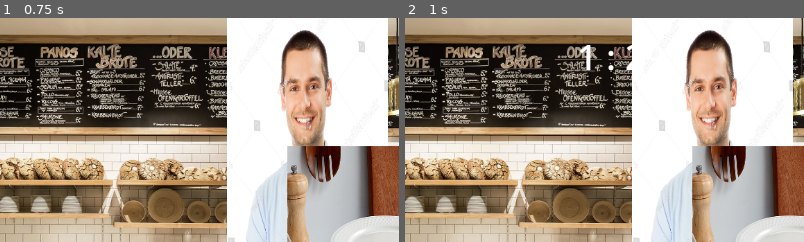
Above: before the commit, frames 1-2 (left to right).
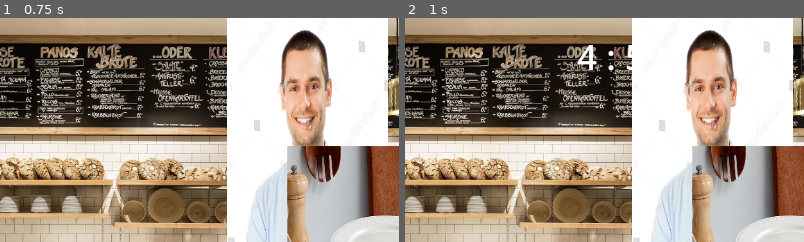
Above: after the commit, the same moments.

Repository: dacooler/TheGameTimeWarpingKitchenTheTimeCookingSimulatorTheGame2026Jam
Game: Godot game, scene res://scenes/orders_please.tscn
Two runs of this game, one before a commit and one after it. Both use one fixed random seed, a clock stepped at 60 frames per second and the inputs below. This scene is started directly instead of the project's main scene.
Inputs (mouse positions are % of the whole screen's width and height, from its top left):
- Up to frame 1 (0.75 s): tap Enter at 0.5, 0.6 s; move the mouse to (72, 45) at 0.52 s; click (72, 45) at 0.67 s
- Up to frame 2 (1 s): no input
The pictures show only the part of the screen within x 38-88%, y 0-50%; the shares and areas given below are measured in that part.

Frame 1 is identical in both runs. In frame 2, 0.4% of the frame differs, in the area x 43-57%, y 12-24%.

Commit message:
f

Diff:
--- a/the-game-time-warping-kitchen-the-time-cooking-simulator-the-game-2026-jam/scripts/orders_please.gd
+++ b/the-game-time-warping-kitchen-the-time-cooking-simulator-the-game-2026-jam/scripts/orders_please.gd
@@ -1,8 +1,8 @@
 extends Node2D
 
 @onready var timer: Timer = $Timer
-var seconds: int = 30
-var minutes: int = 1
+var seconds: int = 00
+var minutes: int = 5
 @onready var rich_text_label: RichTextLabel = $RichTextLabel
 @onready var calm_music_player: AudioStreamPlayer2D = $CalmMusicPlayer
 @onready var stress_music_player: AudioStreamPlayer2D = $StressMusicPlayer
